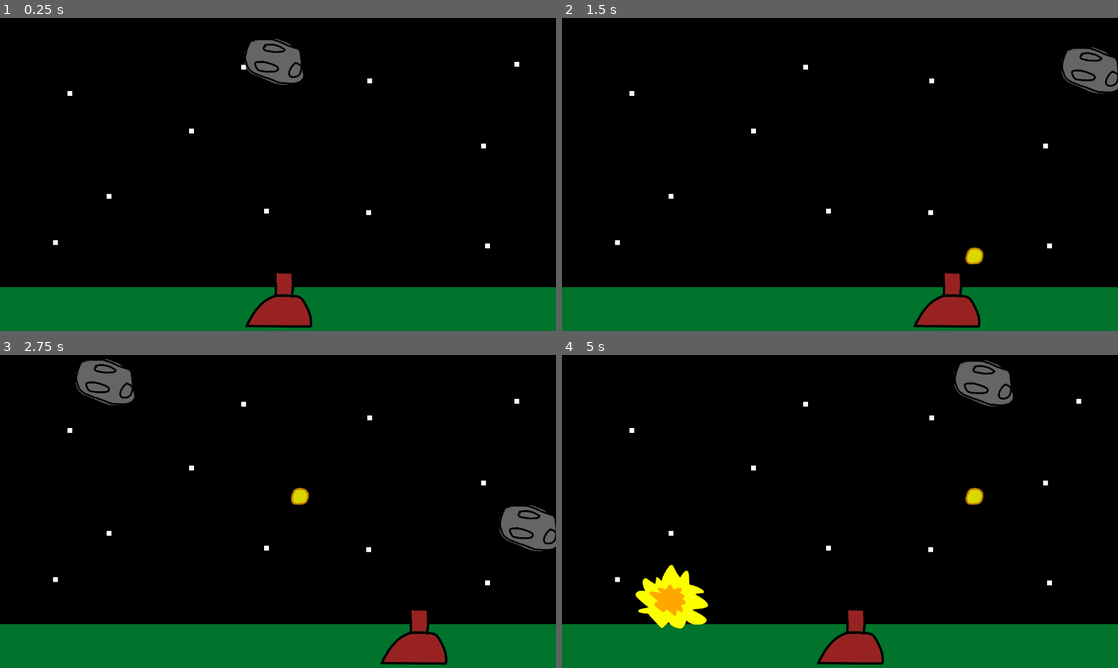
Above: before the commit, frames 1-4 (two rows, left to right).
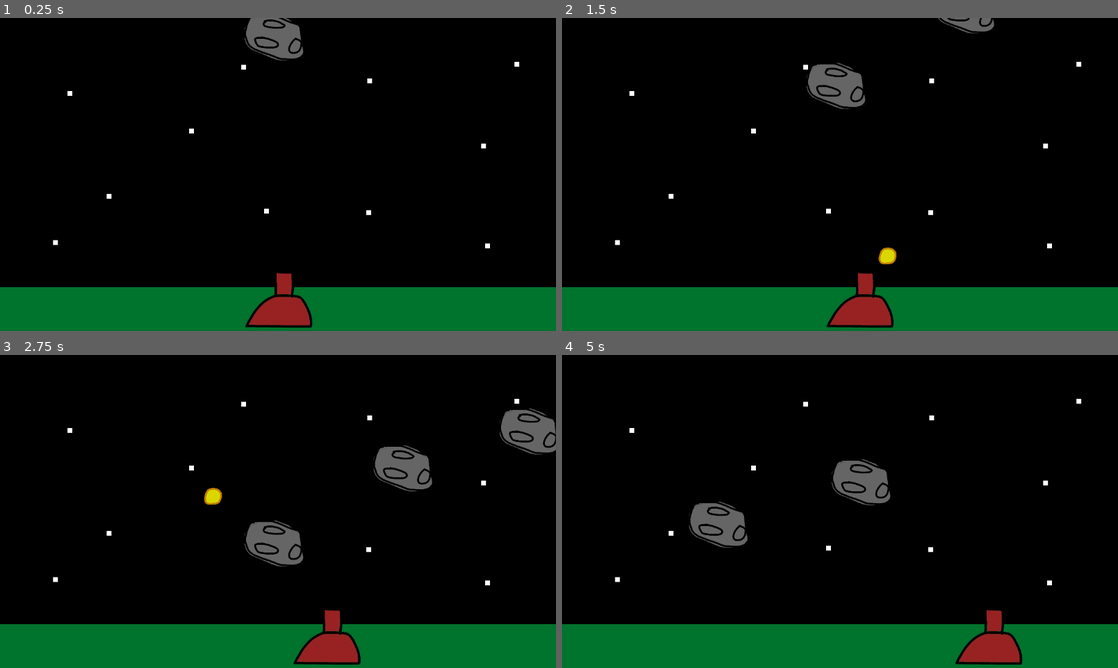
Above: after the commit, the same moments.

Repository: BryanTai/ggj2025-minigames
Game: Godot game, scene res://minigame_scenes/meteor_mini_game.tscn
Two runs of this game, one before a commit and one after it. Both use one fixed random seed, a clock stepped at 60 frames per second and the inputs below. This scene is started directly instead of the project's main scene.
Inputs:
- Up to frame 1 (0.25 s): no input
- Up to frame 2 (1.5 s): hold Right (move_right) 0.53-1.28 s; tap Space (fire) at 0.6, 1.35 s; hold Left (move_left) from 1.28 s (still down)
- Up to frame 3 (2.75 s): release Left (move_left) at 2.03 s; hold Right (move_right) from 2.03 s (still down); tap Space (fire) at 2.1 s
- Up to frame 4 (5 s): tap Space (fire) at 2.85, 3.6, 4.35 s; release Right (move_right) at 3.53 s; hold Left (move_left) from 3.53 s (still down)

The runs differ from the first frame. In frame 1, 1.5% of the frame differs, in the area x 44-55%, y 0-22%; in frame 2, 5.0%; in frame 3, 7.8%, in the area x 13-100%, y 1-99%; in frame 4, 7.2%.

Commit message:
Force the minigame test_timer to run, adjusted Meteor MiniGame layout

Diff:
--- a/assets/game_manager/scripts/base_mini_game.gd
+++ b/assets/game_manager/scripts/base_mini_game.gd
@@ -51,9 +51,11 @@
 ## This happens if the MiniGame is run without the manager
 func start_testing_timer() -> void:
 	if(run_testing_mode):
+		print("Creating a test timer!")
 		var test_timer = Timer.new()
 		test_timer.wait_time = 1
 		test_timer.timeout.connect(start_playing_game)
+		test_timer.process_mode = Node.PROCESS_MODE_ALWAYS
 		add_child(test_timer)
 		test_timer.start()
 
--- a/assets/meteor_minigame/scripts/meteor_mini_game.gd
+++ b/assets/meteor_minigame/scripts/meteor_mini_game.gd
@@ -3,6 +3,7 @@
 @onready var gun: Node2D = $Gun
 
 func _ready() -> void:
+	super()
 	instruction_text = "SHOOT METEORS!"
 
 # If we make it to the Timeout, we win
--- a/minigame_scenes/meteor_mini_game.tscn
+++ b/minigame_scenes/meteor_mini_game.tscn
@@ -87,7 +87,7 @@
 shape = SubResource("RectangleShape2D_y8n48")
 
 [node name="Meteor" parent="." instance=ExtResource("3_13vih")]
-position = Vector2(232, -482)
+position = Vector2(338, -437)
 
 [node name="Meteor2" parent="." instance=ExtResource("3_13vih")]
 position = Vector2(582, 52)
@@ -96,10 +96,10 @@
 position = Vector2(1110, -180)
 
 [node name="Meteor4" parent="." instance=ExtResource("3_13vih")]
-position = Vector2(888, -930)
+position = Vector2(849, -104)
 
 [node name="Meteor5" parent="." instance=ExtResource("3_13vih")]
-position = Vector2(559, -1166)
+position = Vector2(634, -525)
 
 [node name="Gun" parent="." instance=ExtResource("4_x7ttd")]
 
